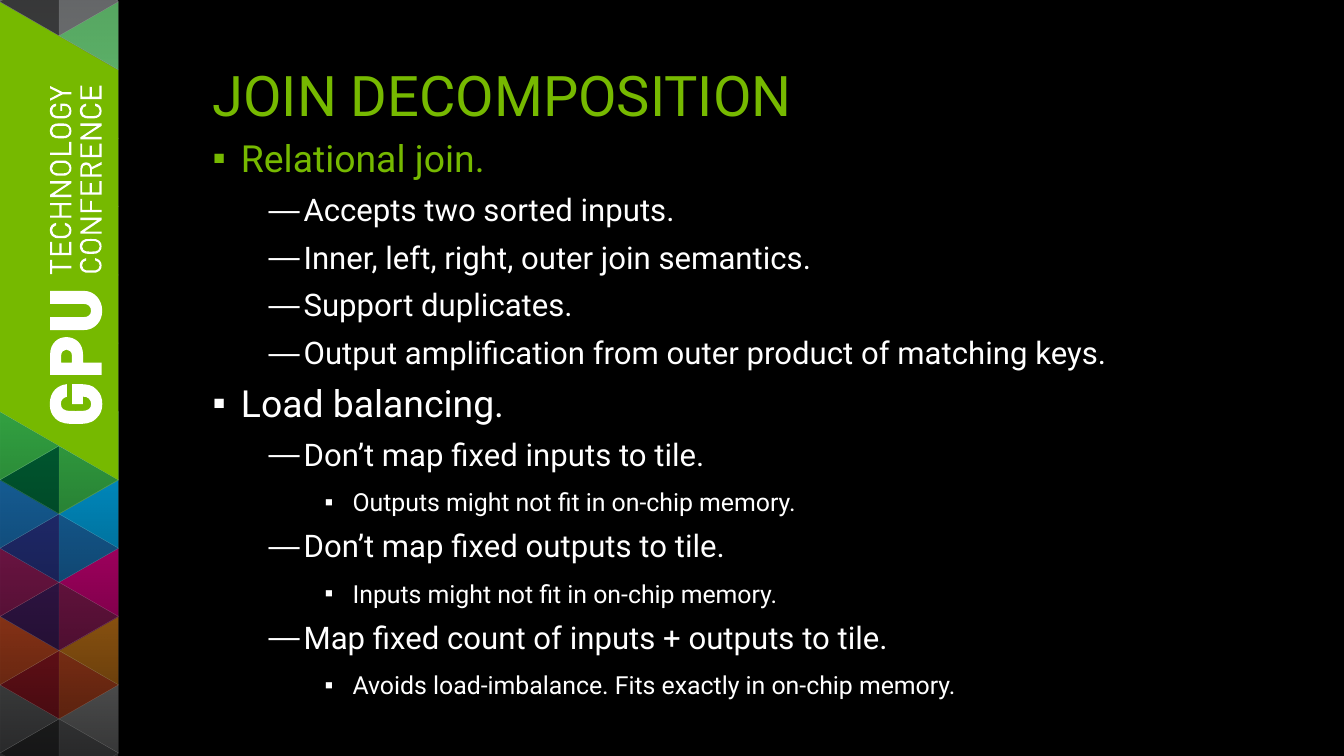
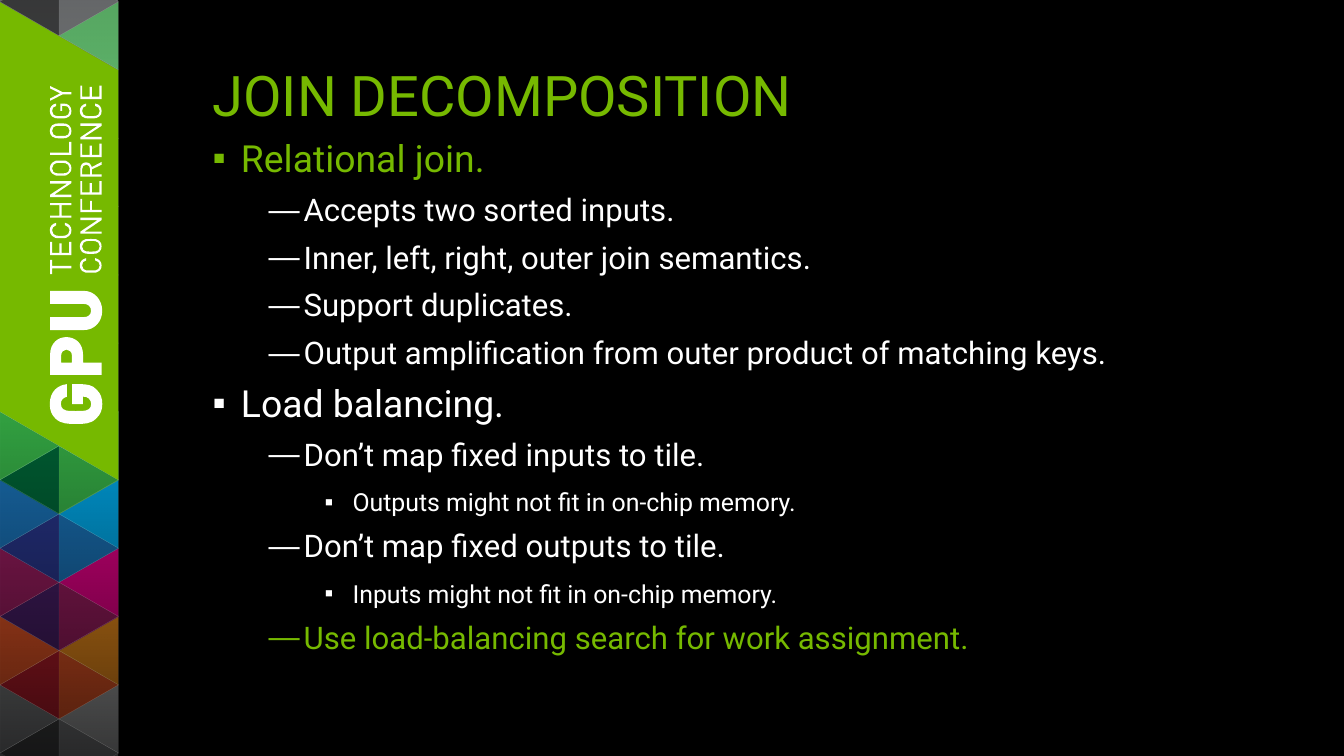
Before and after one commit to seanbaxter/gtc_2014, a slide deck: slide 26 of gtc_2014_sean_baxter.pptx (slide 24 before the commit). Drawn at 1344x756 pixels with LibreOffice and Linux fonts; fonts in the diff are those of the drawing. Boxes give left, top, right and bottom in pixels: in the first picture for what was removed or moved away, otherwise in the second. Text is boxed around its words. In the diff, an @@ line names an element or a change of style, - is before the commit and + after.

```diff
--- a/gtc_2014_sean_baxter.pptx
+++ b/gtc_2014_sean_baxter.pptx
@@ text at (304,625,969,656): text changed; size 16 to 20 pt; text colour #FFFFFF to #76B900 @@
-  — Map fixed count of inputs + outputs to tile.
-    ▪ Avoids load-imbalance. Fits exactly in on-chip memory.
+  — Use load-balancing search for work assignment.
```
Also in this commit, not shown: 14 other slides changed, 3 slides added, 1 slide removed.
